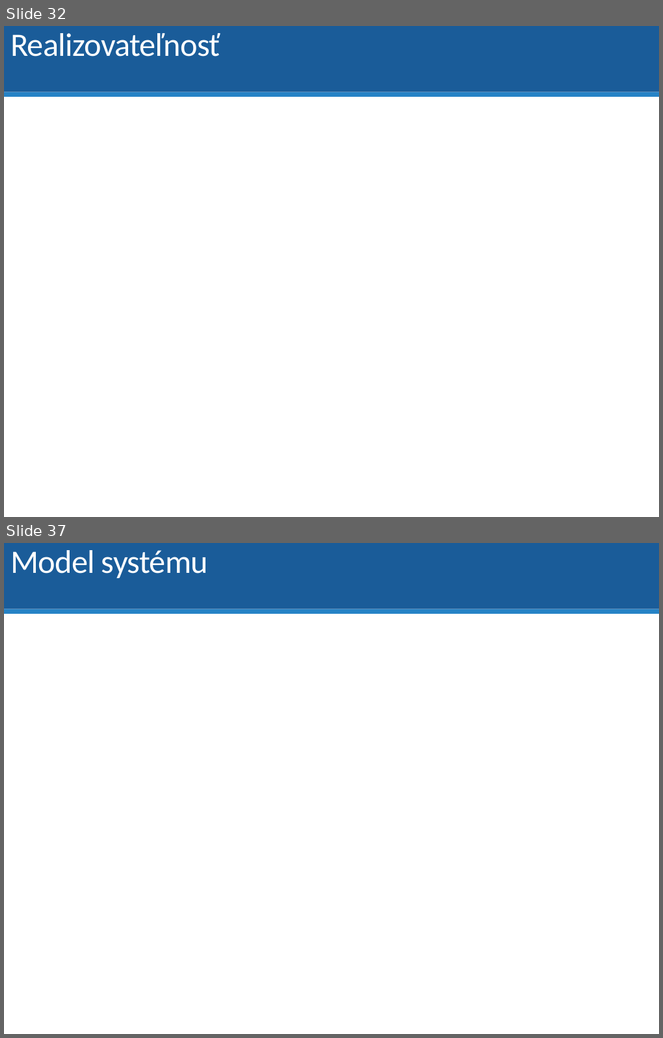
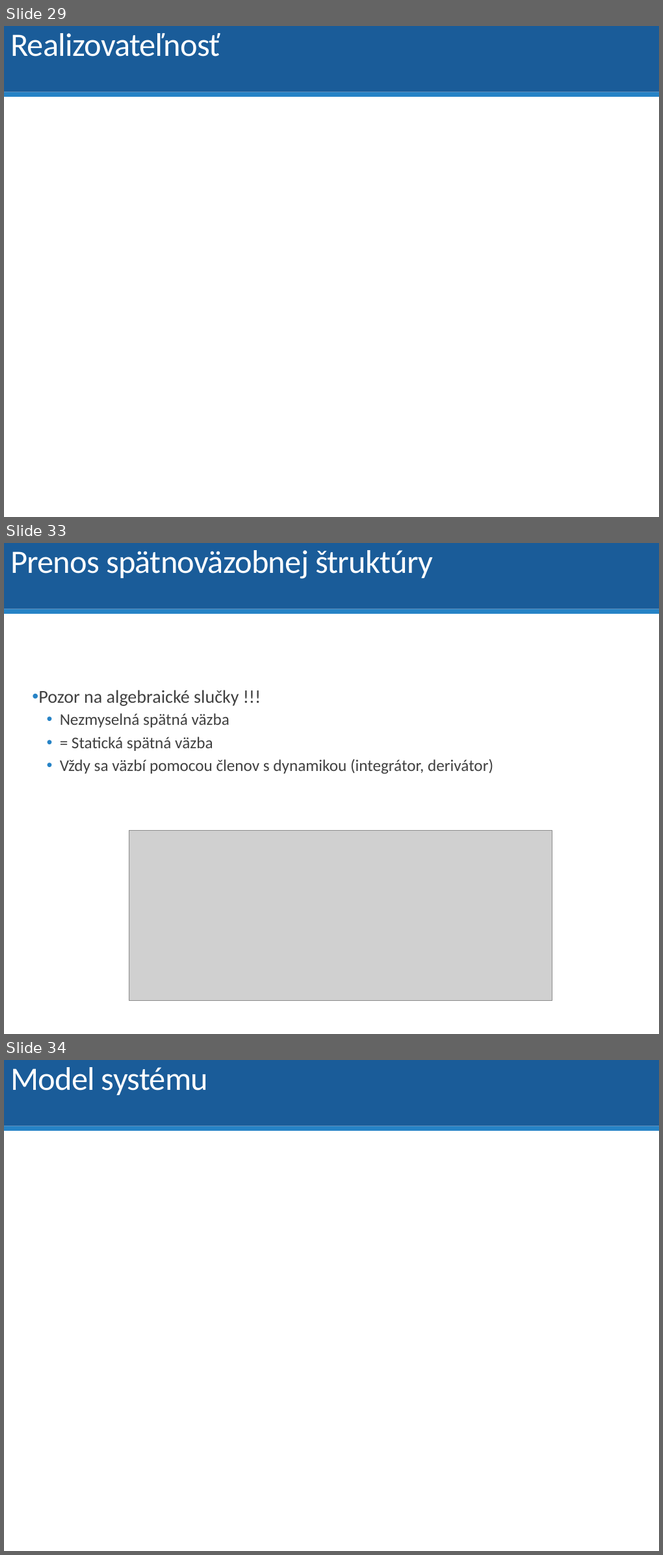
Before and after one commit to dodekm/TeamProjektKybernetika, a slide deck: Nove prednasky/P01_dynamika_dif_rovnice_LPT_prenosova_funkcia_modelovanie.pptx. Shown one above the other, each under a label of ours: slides 32 and 37 before the commit, slides 29, 33 and 34 after it; the slides between them are not shown. The pictures are 663x1038 and 663x1555 pixels, drawn with LibreOffice and Linux fonts; fonts in the diff are those of the drawing; grey boxes stand for pictures. Boxes give left, top, right and bottom in pixels: in the first picture for what was removed or moved away, otherwise in the second. Text is boxed around its words. In the diff, an @@ line names an element or a change of style, - is before the commit and + after.

```diff
--- a/Nove prednasky/P01_dynamika_dif_rovnice_LPT_prenosova_funkcia_modelovanie.pptx
+++ b/Nove prednasky/P01_dynamika_dif_rovnice_LPT_prenosova_funkcia_modelovanie.pptx
@@ slide 33 added at [4, 543, 659, 1034], background #FFFFFF; not listed: 2 template elements that a slide beside it also shows @@
@@ title added at [10, 550, 433, 579], 36 pt, text #FFFFFF @@
+Prenos spätnoväzobnej štruktúry
@@ text added at [38, 690, 493, 774], 18 pt, text #404040 @@
+• Pozor na algebraické slučky !!!
+  • Nezmyselná spätná väzba
+  • = Statická spätná väzba
+  • Vždy sa väzbí pomocou členov s dynamikou (integrátor, derivátor)
@@ picture added at [129, 831, 552, 1001] @@
@@ what was slide 32 is now slide 29 @@
@@ what was slide 37 is now slide 34 @@
```
Also in this commit, not shown: 9 slides changed, 7 other slides added, 2 slides removed, 3 other files.
